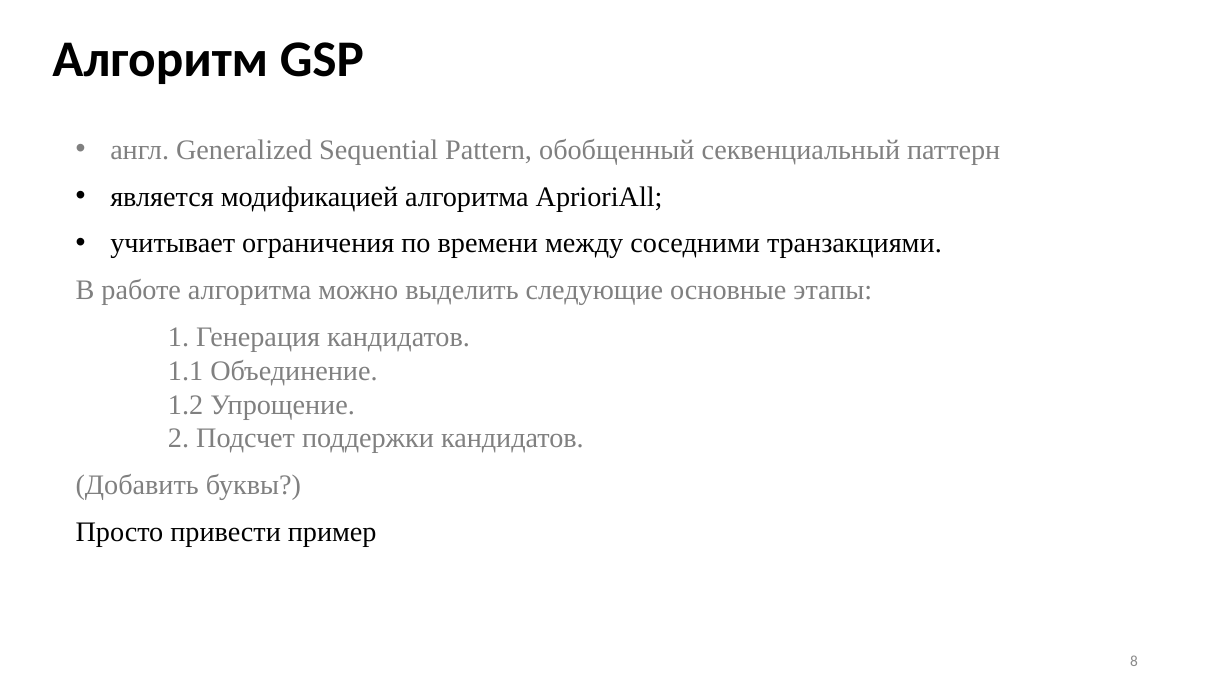
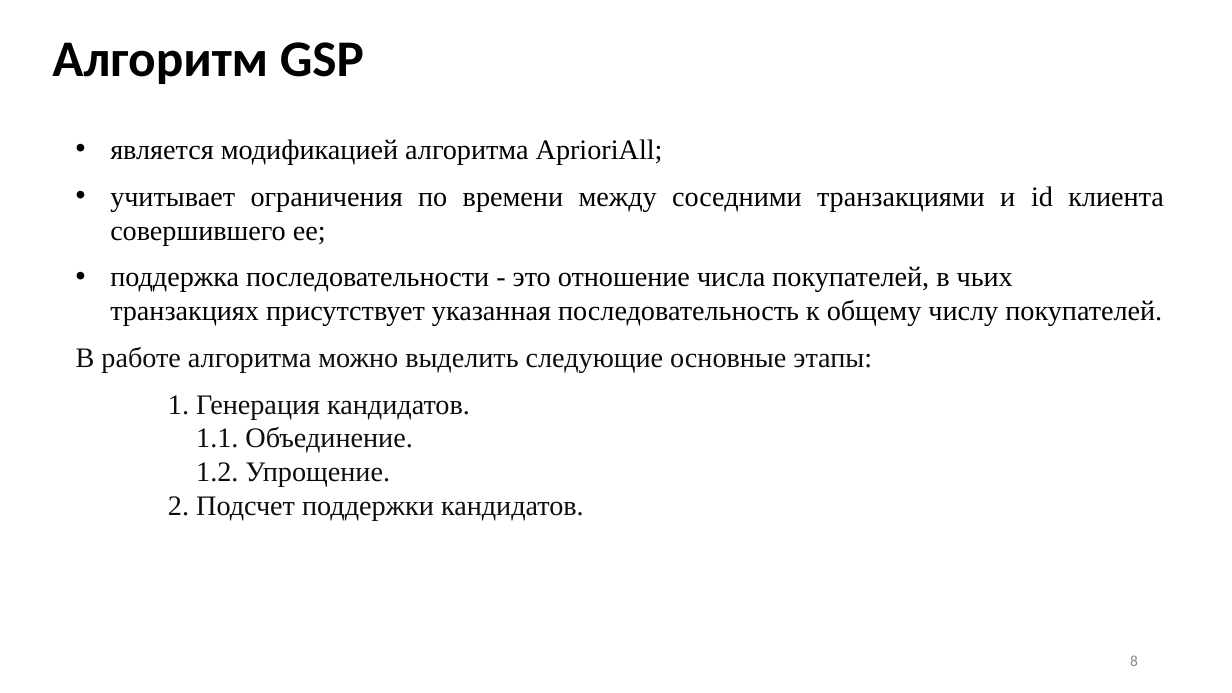
Before and after one commit to Inlucker/7semestr, a slide deck: slide 8 of НИР и ВКР/Презентация/ПронинАС_НИР_презентация.pptx. Drawn at 1232x693 pixels with LibreOffice and Linux fonts; fonts in the diff are those of the drawing. Boxes give left, top, right and bottom in pixels: in the first picture for what was removed or moved away, otherwise in the second. Text is boxed around its words. In the diff, an @@ line names an element or a change of style, - is before the commit and + after.

```diff
--- a/НИР и ВКР/Презентация/ПронинАС_НИР_презентация.pptx
+++ b/НИР и ВКР/Презентация/ПронинАС_НИР_презентация.pptx
@@ text at <box>110,139,1000,164</box>: paragraph removed @@
-• англ. Generalized Sequential Pattern, обобщенный секвенциальный паттерн
@@ text at <box>110,186,1164,325</box>: text changed @@
-• учитывает ограничения по времени между соседними транзакциями.
+• учитывает ограничения по времени между соседними транзакциями и id клиента совершившего ее;
+• поддержка последовательности - это отношение числа покупателей, в чьих транзакциях присутствует указанная последовательность к общему числу покупателей.
@@ text at <box>76,347,872,372</box>: text colour #808080 to #0D0D0D in "В работе алгоритма можно выделить следующие основные ..." @@
@@ text at <box>168,395,584,521</box>: text changed; text colour #808080 to #0D0D0D @@
-1. Генерация кандидатов.
-1.1 Объединение.
-1.2 Упрощение.
-2. Подсчет поддержки кандидатов.
-(Добавить буквы?)
-Просто привести пример
+1. Генерация кандидатов.
+1.1. Объединение.
+1.2. Упрощение.
+2. Подсчет поддержки кандидатов.
```
Also in this commit, not shown: 5 other slides changed, 17 other files.
